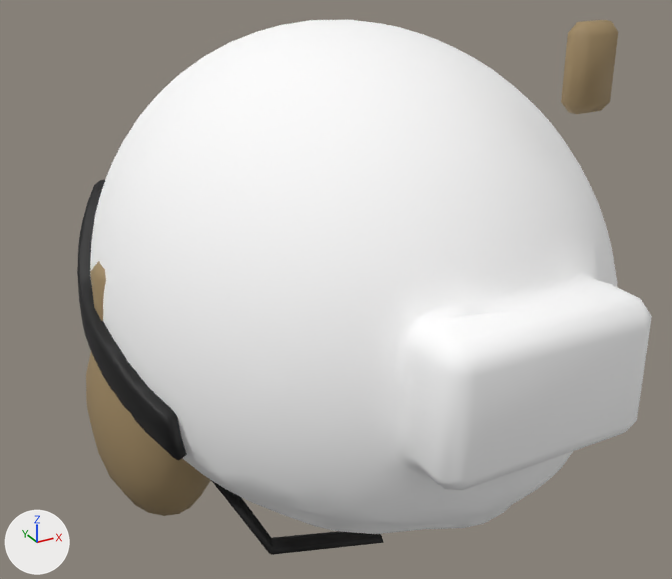
The glTF model assets/characters/infantry/factions/nato/parts/nato_helmet.glb as it was, and as the next commit left it.
One viewpoint serves both versions: a camera (50 mm lens) standing at (-0.198, -0.365, 0.196) and looking at (0.015, 0.023, 0.002). The axes (+X, +Y, +Z) are drawn at lower left. The lights are the same throughout. The older version comes first. Objects named as collision shapes, trigger or cutter boxes, shadow casters or lower levels of detail are left out. Vertices at exactly the same position are counted once.

In view in the first picture: 'nato_helmet_LOD0'.
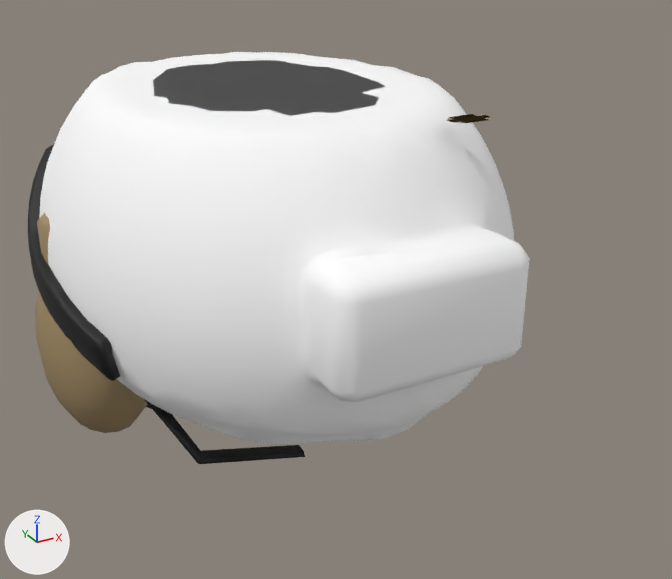
Location of each change, (x1, y1, x2, y2) in pixels of the pictures (672 x 579 px; the box of a moved part takes in the faces that stretch with it):
'nato_helmet_LOD0', reshaped (13% narrower, 23% shorter)
    before: (77, 20, 652, 555)
    after: (28, 52, 530, 464)
part 1 of me_nato_helmet_lod0, moved or reshaped
    before: (211, 480, 384, 555)
    after: (144, 399, 305, 464)
part 2 of me_nato_helmet_lod0, moved or reshaped
    before: (77, 180, 187, 460)
    after: (28, 145, 120, 381)
part 3 of me_nato_helmet_lod0, added (brown)
    after: (35, 292, 148, 433)
part 4 of me_nato_helmet_lod0, moved or reshaped
    before: (90, 261, 106, 321)
    after: (37, 213, 50, 264)
part 5 of me_nato_helmet_lod0, rebuilt (13% narrower, 23% shorter)
    before: (90, 20, 652, 534)
    after: (39, 52, 530, 445)
part 6 of me_nato_helmet_lod0, deleted (brown)
    before: (86, 352, 210, 516)
part 7 of me_nato_helmet_lod0, deleted (brown)
    before: (561, 20, 618, 114)
part 8 of me_nato_helmet_lod0, added
    after: (447, 114, 491, 123)

The change in detail:
me_nato_helmet_lod0 is used by ob_nato_helmet_lod0; location (0.0, 0.0, 0.0).
me_nato_helmet_lod0 had 2939 vertices, 5814 faces and spanned x -0.122..0.122, y -0.162..0.136, z -0.143..0.151.
me_nato_helmet_lod0 now has 2927 vertices, 5794 faces and spans x -0.127..0.127, y -0.094..0.226, z -0.139..0.101.
me_nato_helmet_lod0 part 1: the loose piece of 18 vertices spanning x -0.1..-0.019, y -0.085..-0.046, z -0.072..-0.009 is scaled about its middle by (1.04, 1.08, 0.97), then moved by (-0.002, 0.075, 0.001).
me_nato_helmet_lod0 part 2: the loose piece of 261 vertices spanning x -0.119..-0.081, y -0.067..0.069, z -0.012..0.066 is scaled about its middle by (1.04, 1.08, 0.97), then moved by (-0.004, 0.08, -0.001).
me_nato_helmet_lod0 part 3: a new loose piece, a UV sphere (16 segments, 10 rings, poles along z) spanning x -0.127..-0.069, y 0.031..0.126, z -0.074..0.027, in mat_polymer_tan (brown #9e8761).
me_nato_helmet_lod0 part 4: the loose piece of 24 vertices spanning x -0.114..-0.102, y -0.011..0.007, z -0.005..0.05 is moved by (-0.004, 0.08, -0.001).
me_nato_helmet_lod0 part 5: the loose piece of 1801 vertices spanning x -0.114..0.114, y -0.162..0.12, z -0.042..0.142 is rebuilt with 1801 vertices and now spans x -0.118..0.118, y -0.094..0.21, z -0.041..0.101.
me_nato_helmet_lod0 part 6: the loose piece of 146 vertices spanning x -0.122..-0.066, y -0.046..0.042, z -0.076..0.028 is deleted.
me_nato_helmet_lod0 part 7: the loose piece of 24 vertices spanning x 0.035..0.055, y -0.118..-0.106, z 0.119..0.151 is deleted.
me_nato_helmet_lod0 part 8: 12 vertices added at x 0.036..0.057, y -0.047..-0.034, z 0.101.
Other edits to the shape of me_nato_helmet_lod0 do not show in these pictures.
